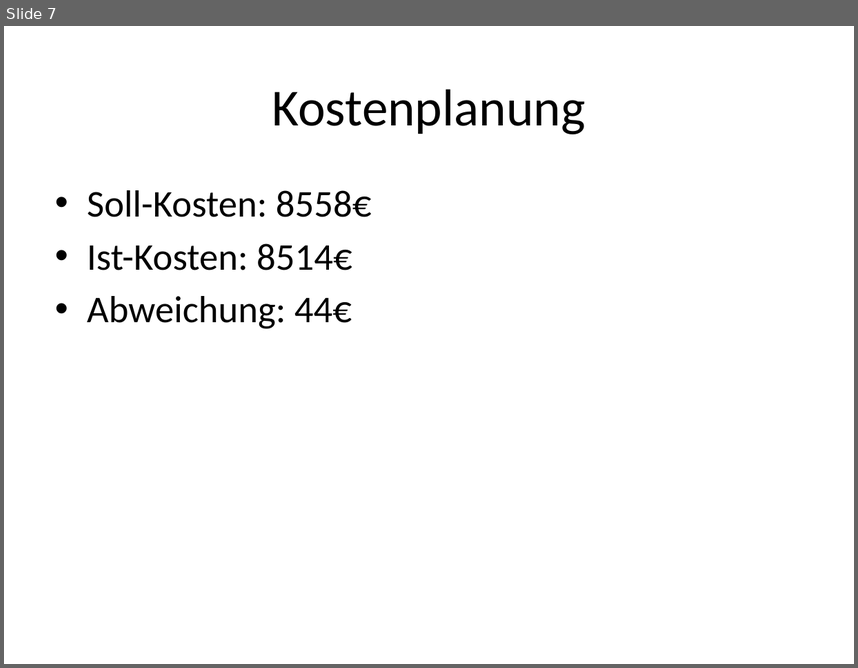
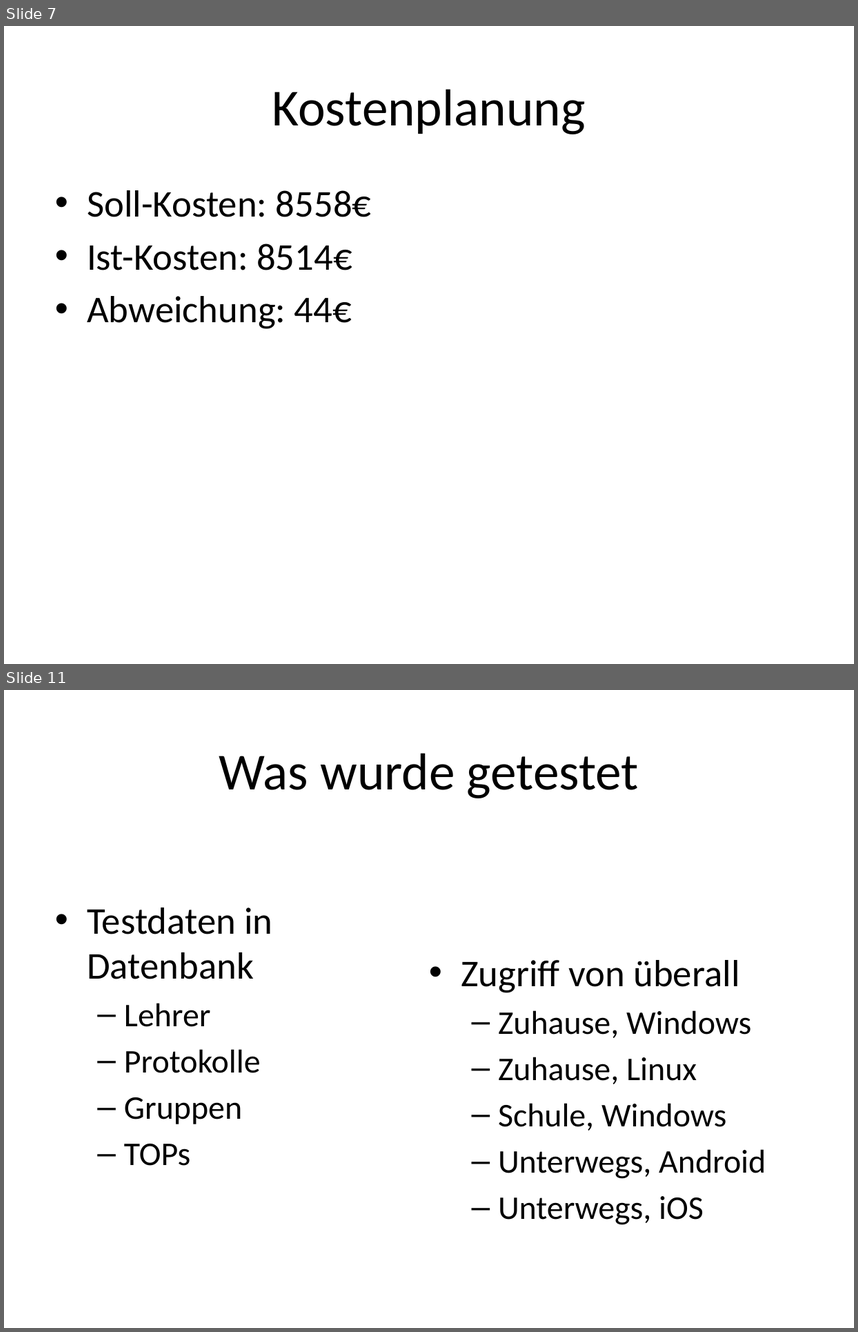
Before and after one commit to Dusty0071/OberstufenProjekt, a slide deck: Präsentation/FIA63Gruppe#3.pptx. Shown one above the other, each under a label of ours: slide 7 before the commit, slides 7 and 11 after it; the slides between them are not shown. The pictures are 858x668 and 858x1332 pixels, drawn with LibreOffice and Linux fonts; fonts in the diff are those of the drawing. Boxes give left, top, right and bottom in pixels: in the first picture for what was removed or moved away, otherwise in the second. Text is boxed around its words. In the diff, an @@ line names an element or a change of style, - is before the commit and + after.

Commit message:
update

```diff
--- a/Präsentation/FIA63Gruppe#3.pptx
+++ b/Präsentation/FIA63Gruppe#3.pptx
@@ slide 11 added at (4,690,854,1328), background #FFFFFF @@
@@ text added at (219,753,639,798), 44 pt, text #000000 @@
+Was wurde getestet
@@ text added at (87,907,766,1225), 28 pt, text #000000 @@
+• Testdaten in Datenbank
+  – Lehrer
+  – Protokolle
+  – Gruppen
+  – TOPs
+• Zugriff von überall
+  – Zuhause, Windows
+  – Zuhause, Linux
+  – Schule, Windows
+  – Unterwegs, Android
+  – Unterwegs, iOS
```
Also in this commit, not shown: 4 other slides added.
